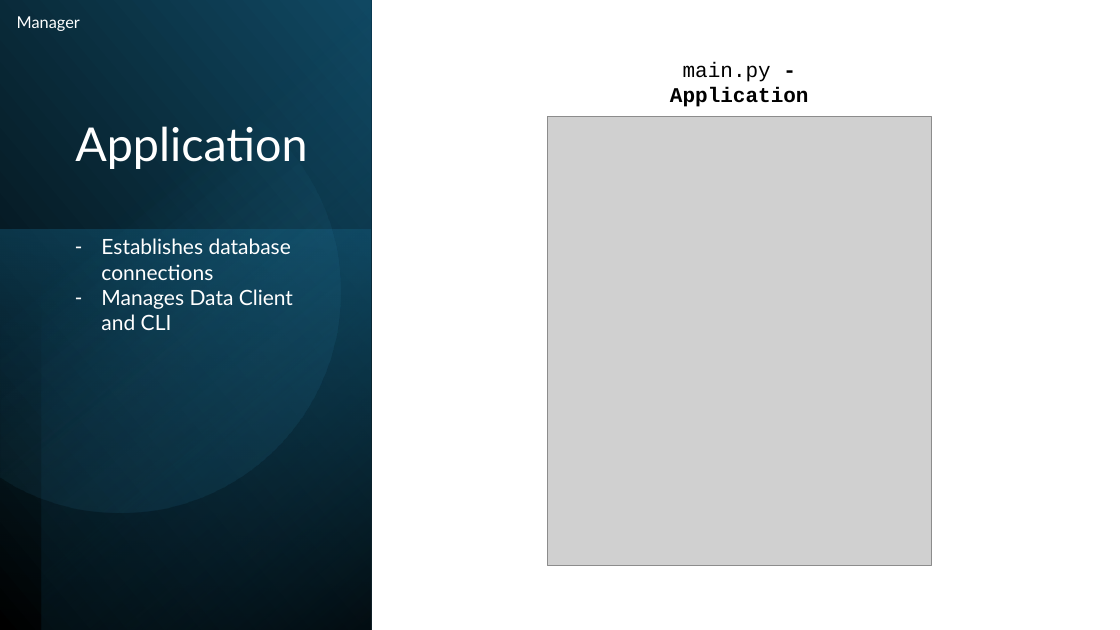
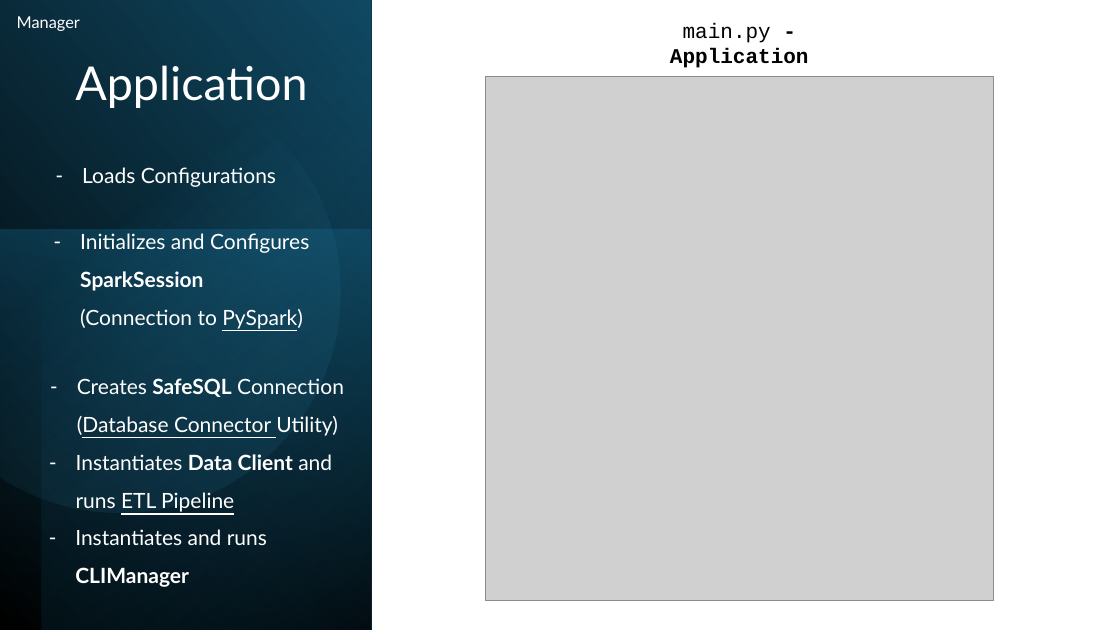
Before and after one commit to kencopas/Projects, a slide deck: slide 12 of Capstone/docs/Kenneth Copas - Capstone Presentation.pptx (slide 14 before the commit). Drawn at 1120x630 pixels with LibreOffice and Linux fonts; fonts in the diff are those of the drawing; grey boxes stand for pictures. Boxes give left, top, right and bottom in pixels: in the first picture for what was removed or moved away, otherwise in the second. Text is boxed around its words. In the diff, an @@ line names an element or a change of style, - is before the commit and + after.

Commit message:
logging.py utility added

```diff
--- a/Capstone/docs/Kenneth Copas - Capstone Presentation.pptx
+++ b/Capstone/docs/Kenneth Copas - Capstone Presentation.pptx
@@ text "main.py - Application" moved from (x1=670, y1=62, x2=809, y2=107) to (x1=670, y1=23, x2=809, y2=68) @@
@@ title "Application" moved from (x1=75, y1=126, x2=307, y2=169) to (x1=75, y1=65, x2=307, y2=108) @@
@@ picture resized from (x1=548, y1=117, x2=932, y2=565) to (x1=486, y1=76, x2=993, y2=600) @@
@@ text added at (x1=82, y1=167, x2=276, y2=187), 18 pt, text #FFFFFF @@
+– Loads Configurations
@@ text added at (x1=80, y1=233, x2=309, y2=329), 18 pt, text #FFFFFF @@
+– Initializes and Configures SparkSession (Connection to PySpark)
@@ text removed at (x1=101, y1=238, x2=293, y2=330) @@
-– Establishes database connections
-– Manages Data Client and CLI
@@ text added at (x1=77, y1=378, x2=344, y2=436), 18 pt, text #FFFFFF @@
+– Creates SafeSQL Connection (Database Connector Utility)
@@ text added at (x1=76, y1=454, x2=332, y2=512), 18 pt, text #FFFFFF @@
+– Instantiates Data Client and runs ETL Pipeline
@@ text added at (x1=75, y1=529, x2=267, y2=587), 18 pt, text #FFFFFF @@
+– Instantiates and runs CLIManager
```
Also in this commit, not shown: 5 other slides changed, 2 slides added, 4 slides removed, 11 other files.
